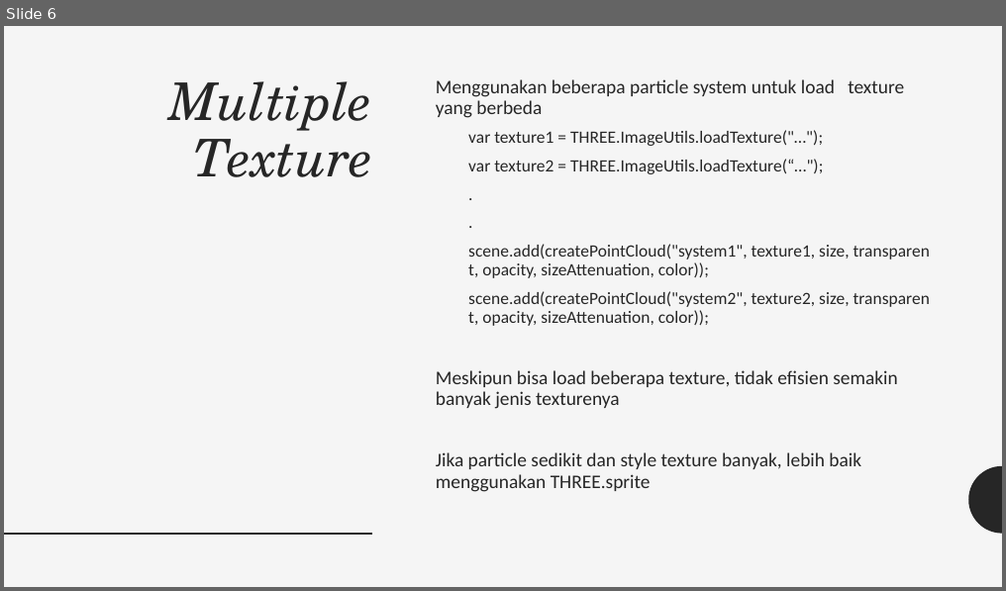
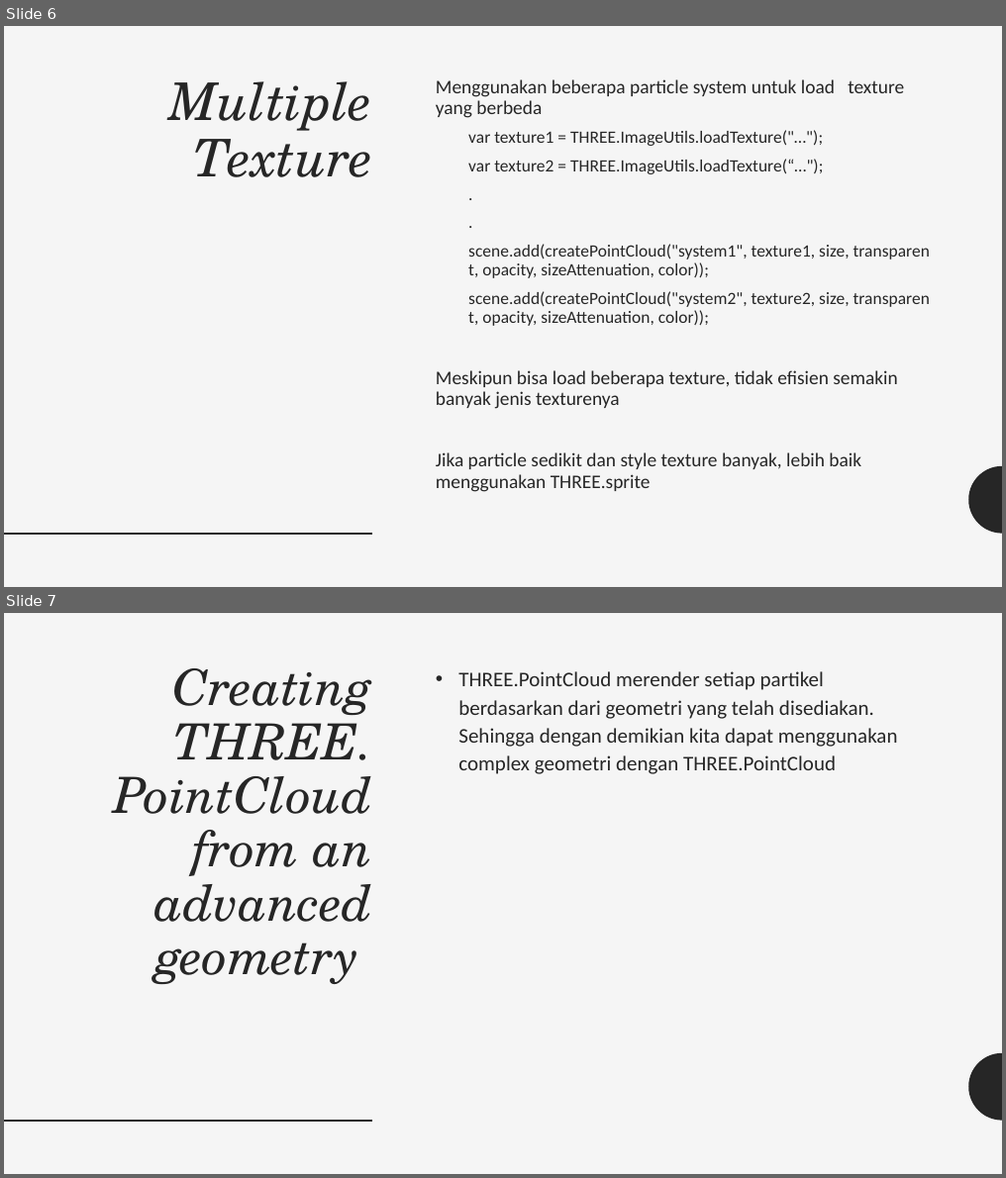
Before and after one commit to grafkom-d-if-its-2019/threejs-presentation-yolo, a slide deck: presentation/Particles, Sprites, and the Point Cloud.pptx. Shown one above the other, each under a label of ours: slide 6 before the commit, slides 6 and 7 after it. The pictures are 1006x591 and 1006x1178 pixels, drawn with LibreOffice and Linux fonts; fonts in the diff are those of the drawing. Boxes give left, top, right and bottom in pixels: in the first picture for what was removed or moved away, otherwise in the second. Text is boxed around its words. In the diff, an @@ line names an element or a change of style, - is before the commit and + after.

Commit message:
pointcloud in complex geometri

```diff
--- a/presentation/Particles, Sprites, and the Point Cloud.pptx
+++ b/presentation/Particles, Sprites, and the Point Cloud.pptx
@@ slide 7 added at bbox=[4, 613, 1002, 1174], background #F5F5F5; not listed: 2 template elements that a slide beside it also shows @@
@@ title added at bbox=[113, 668, 373, 984], 48 pt, text #262626, italic @@
+Creating THREE.
+PointCloud from an advanced geometry
@@ text added at bbox=[458, 671, 898, 774], 20 pt, text #262626 @@
+• THREE.PointCloud merender setiap partikel berdasarkan dari geometri yang telah disediakan. Sehingga dengan demikian kita dapat menggunakan complex geometri dengan THREE.PointCloud
```
Also in this commit, not shown: 1 slide changed, 1 slide removed, 1 other file.
